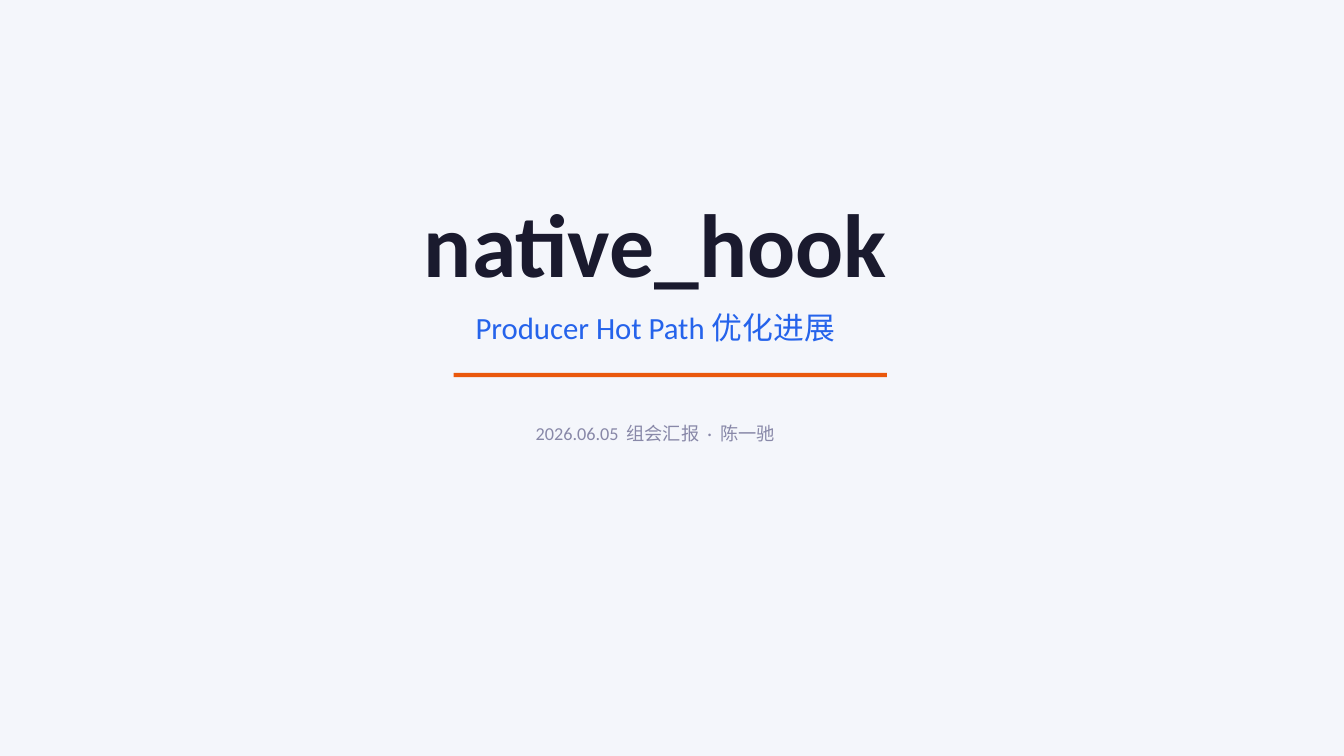
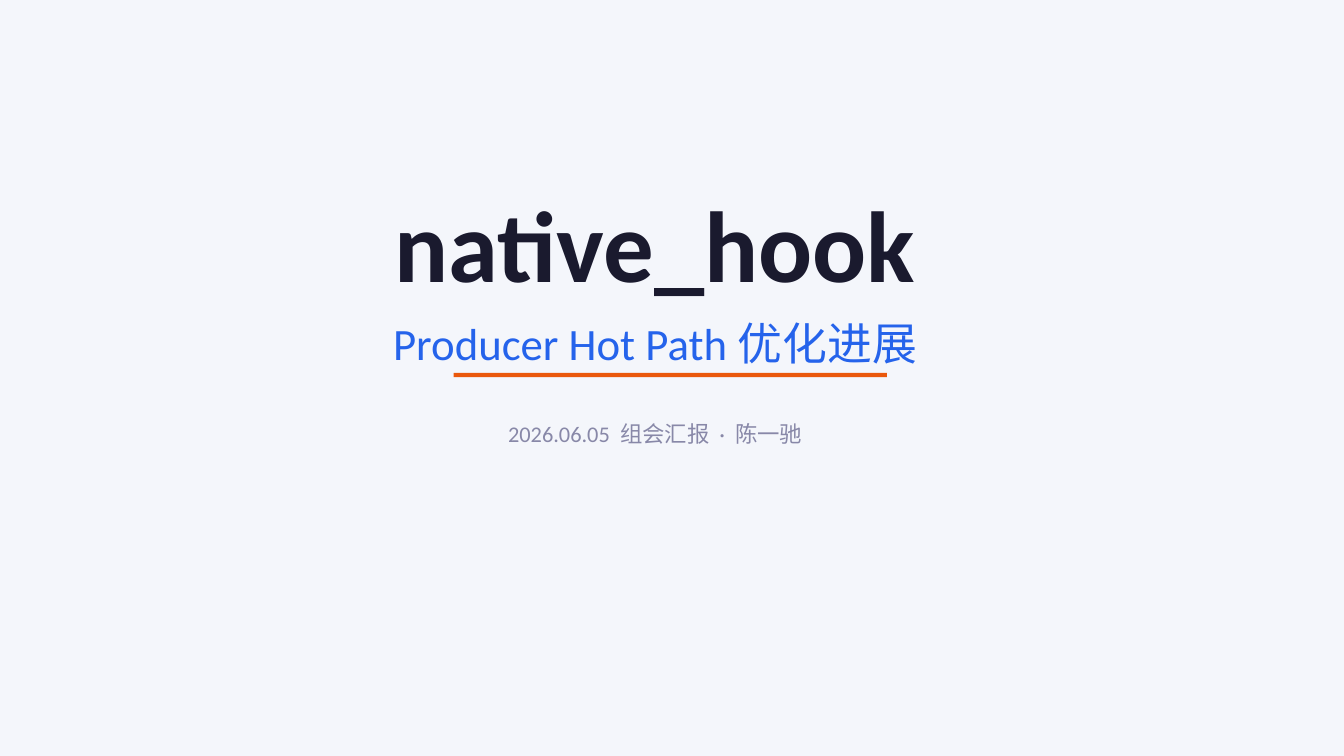
Before and after one commit to YiChiChen1106/Nativehook_linux_planb, a slide deck: slide 1 of presentation/native_hook_progress_2026-06-05.pptx. Drawn at 1344x756 pixels with LibreOffice and Linux fonts; fonts in the diff are those of the drawing. Boxes give left, top, right and bottom in pixels: in the first picture for what was removed or moved away, otherwise in the second. Text is boxed around its words. In the diff, an @@ line names an element or a change of style, - is before the commit and + after.

```diff
--- a/presentation/native_hook_progress_2026-06-05.pptx
+++ b/presentation/native_hook_progress_2026-06-05.pptx
@@ text "native_hook" at (395,211,915,296): size 64 to 72 pt @@
@@ text "Producer Hot Path 优化进展": place and size @@
-text "Producer Hot Path 优化进展" at (476,313,835,342)
+text "Producer Hot Path 优化进展" at (393,322,917,364)
@@ text "Producer Hot Path 优化进展" at (393,322,917,364): size 22 to 32 pt @@
@@ text "2026.06.05 组会汇报 · 陈一驰" at (508,423,802,444): size 13 to 16 pt @@
```
Also in this commit, not shown: 9 other slides changed, 1 other file.
